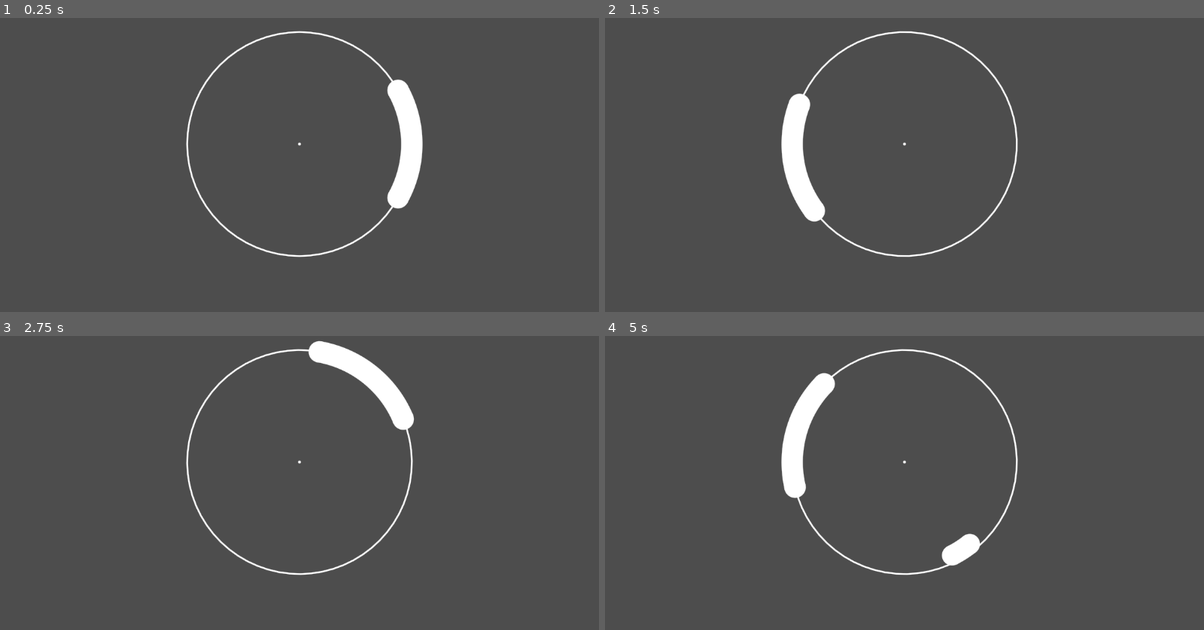
Above: before the commit, frames 1-4 (two rows, left to right).
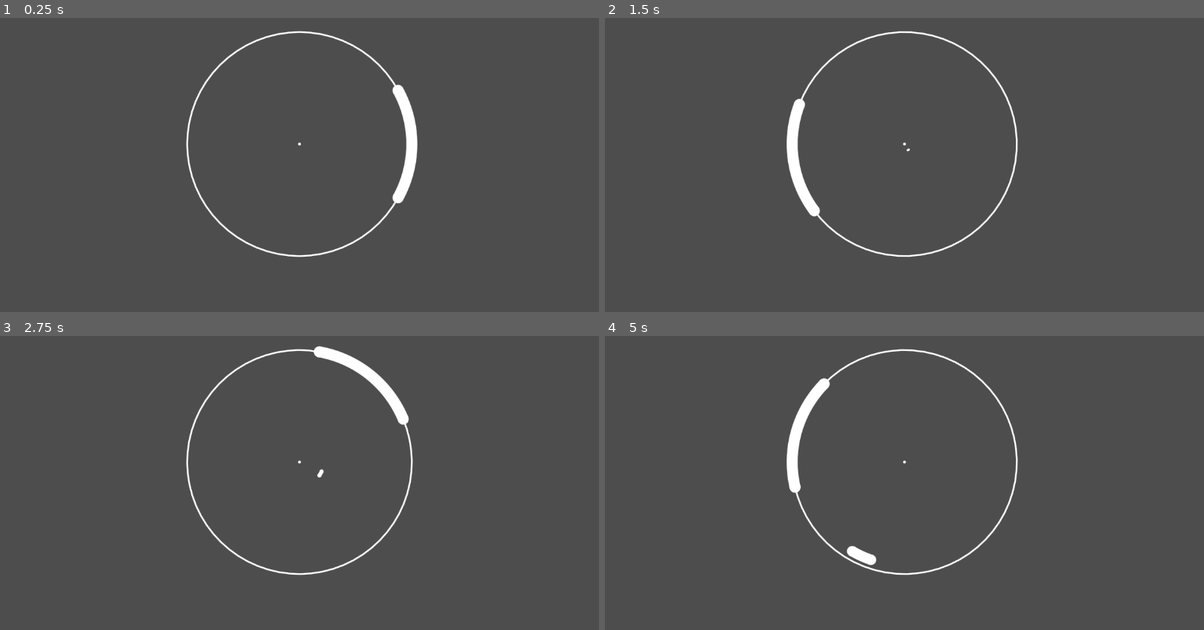
Above: after the commit, the same moments.

Repository: mougeee/marvelous-x
Game: Godot game, scene res://playing_scene.tscn
The game is run twice, just before and just after one commit, with the same random seed, the same clock (stepped at 60 frames per second) and the same inputs. The project has no main scene, so this scene is started directly.
Inputs (mouse positions are in pixels of both pictures, inside the frame that each line leads up to):
- Up to frame 1 (0.25 s): no input
- Up to frame 2 (1.5 s): tap Enter at 0.5 s; move the mouse to (1036, 126) at 0.52 s; tap Space at 1.25 s; move the mouse to (784, 162) at 1.27 s
- Up to frame 3 (2.75 s): move the mouse to (359, 388) at 2.02 s
- Up to frame 4 (5 s): move the mouse to (874, 530) at 2.77 s; move the mouse to (1084, 512) at 3.52 s; move the mouse to (724, 412) at 4.27 s

The runs differ from the first frame. In frame 1, 0.9% of the frame differs, in the area x 64-71%, y 20-65%; in frame 2, 0.9%; in frame 3, 0.9%; in frame 4, 1.5%, in the area x 29-63%, y 12-79%.

Commit message:
play audio when started

Diff:
--- a/approach_note.gd
+++ b/approach_note.gd
@@ -3,6 +3,7 @@
 var radius = 0
 var coverage = 0.4
 var width = 0
+var note_width = 0
 var process = 0.0
 var frame_radius
 @export var color = Color.WHITE
@@ -11,7 +12,9 @@
 
 # Called when the node enters the scene tree for the first time.
 func _ready() -> void:
-	frame_radius = get_parent().get_node("NoteFrame").radius
+	var frame = get_parent().get_node("NoteFrame")
+	frame_radius = frame.radius
+	note_width = frame.width
 
 	position = get_window().size / 2
 
@@ -21,7 +24,7 @@
 func _process(delta: float) -> void:
 	process += speed * delta
 
-	width = pow(process, 3) * 20
+	width = pow(process, 3) * note_width
 	radius = frame_radius * pow(process, 4)
 	queue_redraw()
 
--- a/note_frame.gd
+++ b/note_frame.gd
@@ -7,6 +7,7 @@
 
 func resize():
 	radius = get_window().size.y / 3
+	width = radius / 20
 	queue_redraw()
 
 	position = get_window().size / 2
--- a/playing_scene.gd
+++ b/playing_scene.gd
@@ -5,16 +5,22 @@
 
 # Called when the node enters the scene tree for the first time.
 func _ready() -> void:
-	pass
+	if !$AudioStreamPlayer.playing:
+		$AudioStreamPlayer.play()
 
 
 # [time, angle, coverage, speed]
 var notes = [
-	[5.0, 1.0, 0.2, 1.0],
-	[6.0, 0.5, 0.2, 1.2],
-	[7.0, 1.0, 0.2, 1.4],
-	[7.5, 1.5, 0.2, 2.6],
-	[8.0, 2.0, 0.2, 1.2]
+	[2.0, 1.0, 0.2, 1.0],
+	[3.0, 0.5, 0.2, 1.2],
+	[4.0, 1.0, 0.2, 1.4],
+	[4.5, 1.5, 0.2, 1.0],
+	[5.0, 2.0, 0.2, 1.2],
+	[6.0, -2.0, 0.2, 1.2],
+	[6.5, -1.0, 0.2, 1.2],
+	[7.0, -2.0, 0.2, 1.2],
+	[7.5, -3.0, 0.2, 1.2],
+	[8.0, -2.0, 0.2, 1.2],
 ]
 var next_index = 0
 var time = 0
@@ -38,3 +44,4 @@
 	if time > 10.0:
 		time = 0.0
 		next_index = 0
+		$AudioStreamPlayer.play()
--- a/playing_scene.tscn
+++ b/playing_scene.tscn
@@ -1,9 +1,13 @@
-[gd_scene load_steps=3 format=3 uid="uid://dvcdkjhhm24wr"]
+[gd_scene load_steps=4 format=3 uid="uid://dvcdkjhhm24wr"]
 
 [ext_resource type="PackedScene" uid="uid://b3ygu6pkadmsm" path="res://note_frame.tscn" id="1_2g1bc"]
 [ext_resource type="Script" path="res://playing_scene.gd" id="1_o3yjq"]
+[ext_resource type="AudioStream" uid="uid://c03r87jrjax0i" path="res://20240902002.wav" id="3_nsd13"]
 
 [node name="PlayingScene" type="Node2D"]
 script = ExtResource("1_o3yjq")
 
 [node name="NoteFrame" parent="." instance=ExtResource("1_2g1bc")]
+
+[node name="AudioStreamPlayer" type="AudioStreamPlayer" parent="."]
+stream = ExtResource("3_nsd13")
Not shown, added: 20240902001.mp3.import
Not shown, added: 20240902002.wav.import
Not shown, added: mougee.svg.import
